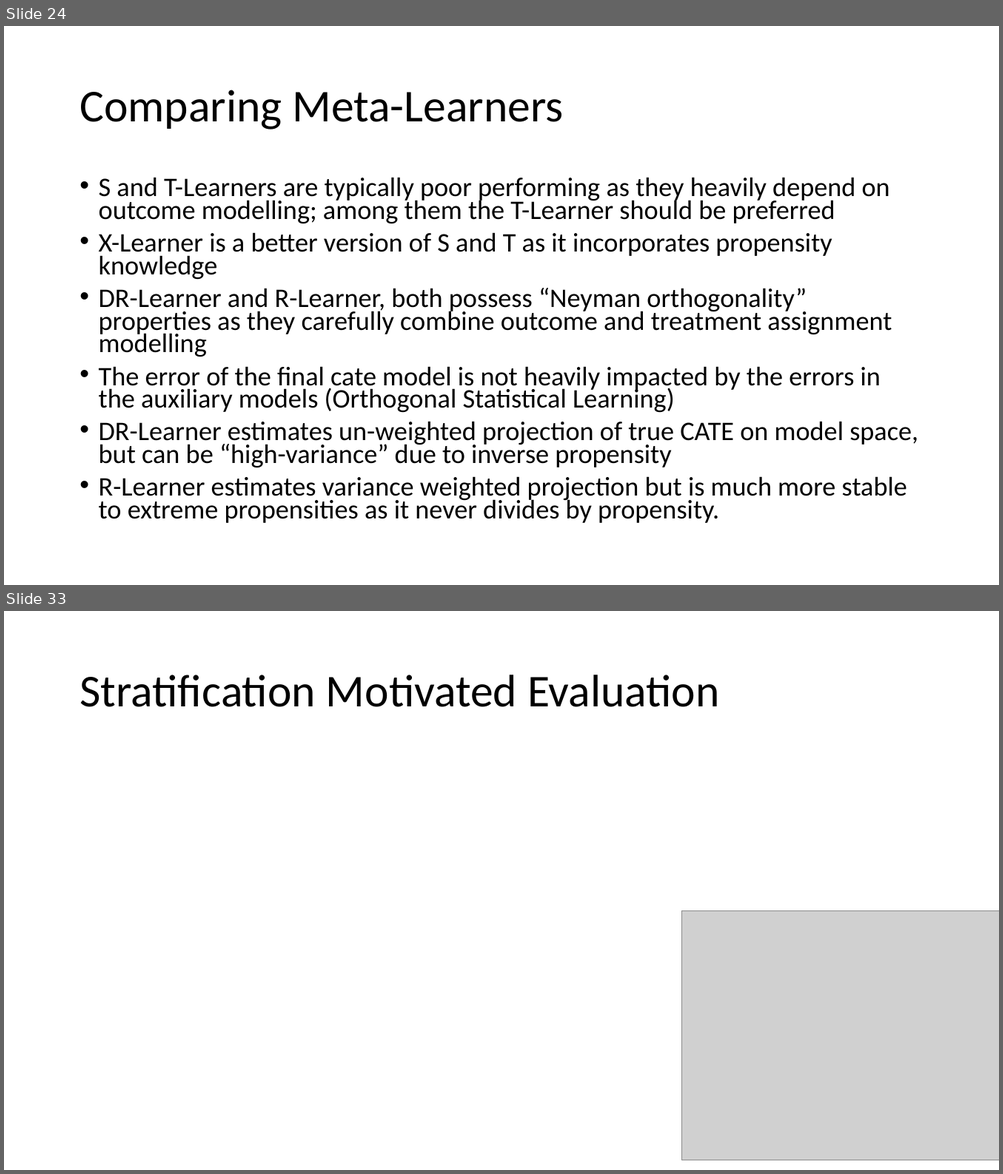
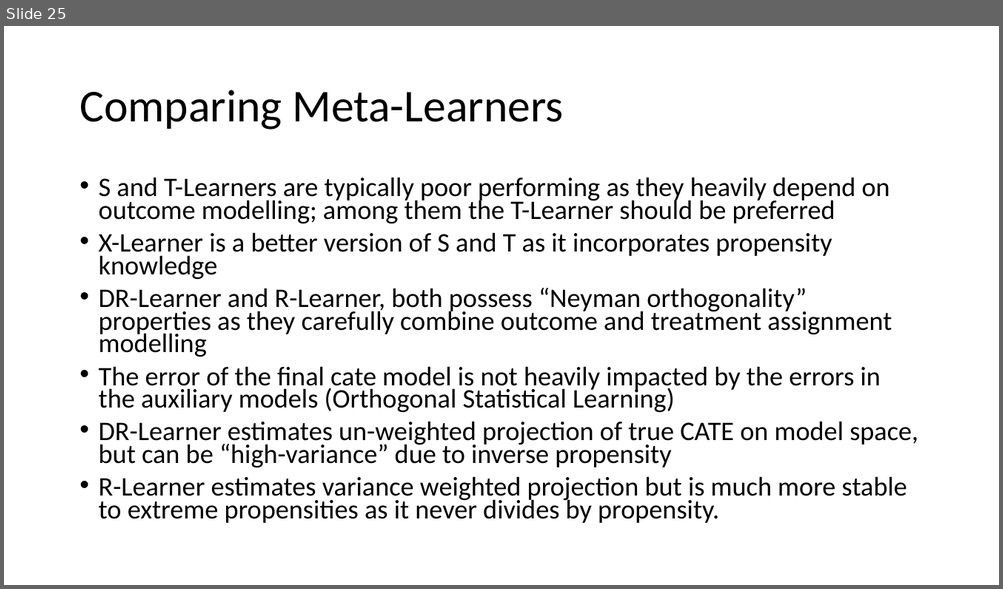
Before and after one commit to stanford-msande228/winter23, a slide deck: MSANDE228_Lecture17_Heterogeneous_Treatment_Effects.pptx. Shown one above the other, each under a label of ours: slides 24 and 33 before the commit, slide 25 after it; the slides between them are not shown. The pictures are 1003x1174 and 1003x589 pixels, drawn with LibreOffice and Linux fonts; fonts in the diff are those of the drawing; grey boxes stand for pictures. Boxes give left, top, right and bottom in pixels: in the first picture for what was removed or moved away, otherwise in the second. Text is boxed around its words. In the diff, an @@ line names an element or a change of style, - is before the commit and + after.

```diff
--- a/MSANDE228_Lecture17_Heterogeneous_Treatment_Effects.pptx
+++ b/MSANDE228_Lecture17_Heterogeneous_Treatment_Effects.pptx
@@ slide 33 removed at box(4, 611, 999, 1170), background #FFFFFF @@
@@ title removed at box(79, 675, 720, 707) @@
-Stratification Motivated Evaluation
@@ picture removed at box(681, 911, 999, 1161) @@
@@ what was slide 24 is now slide 25 @@
```
Also in this commit, not shown: 1 slide changed, 1 slide added, 15 other slides removed, 4 other files.
